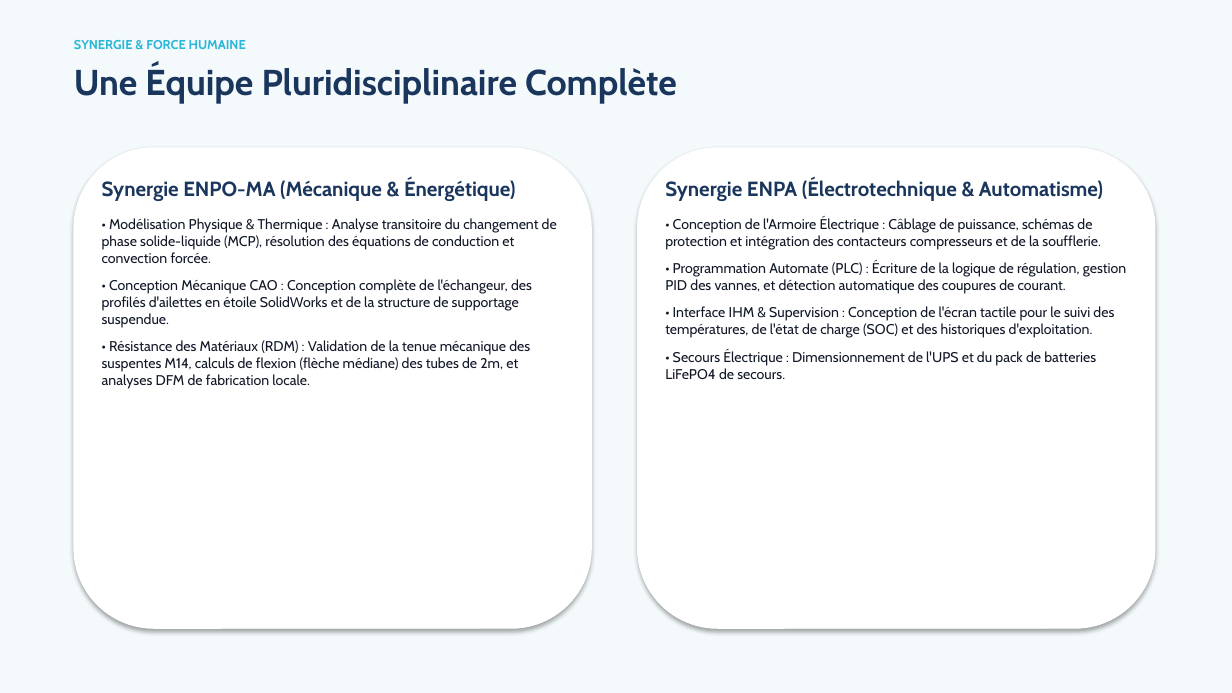
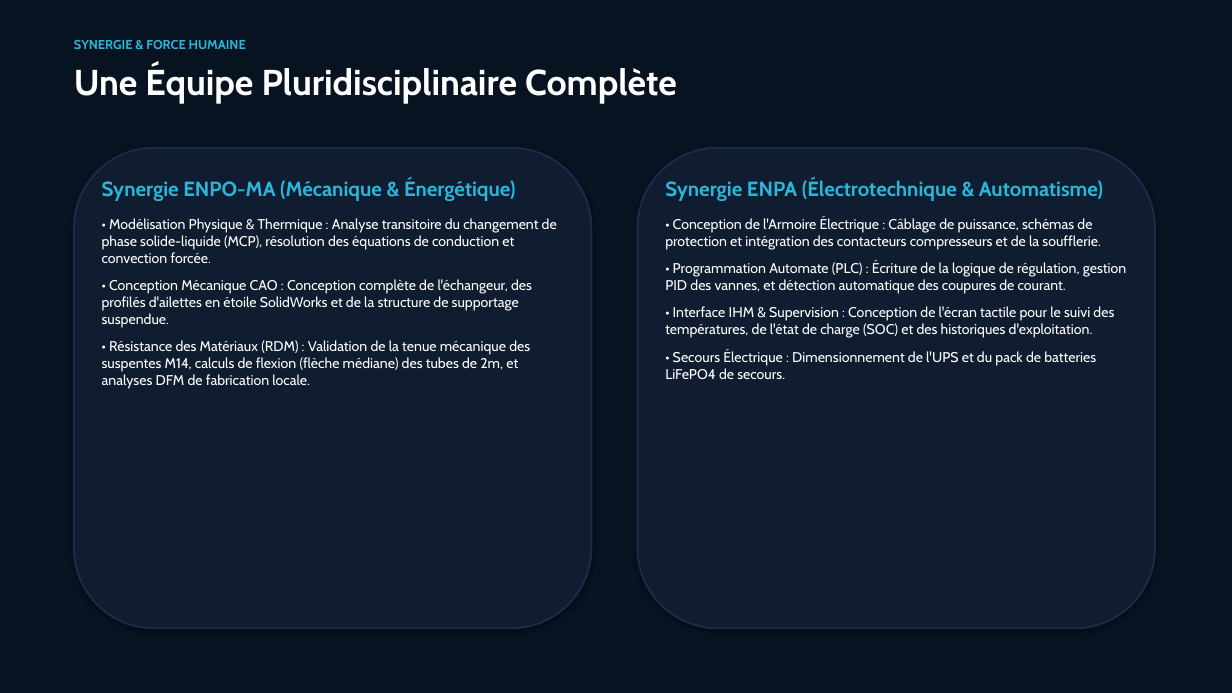
Before and after one commit to Islem-dev31/mcp-tes-simulator, a slide deck: slide 8 of kryodrop_pitch_deck.pptx. Drawn at 1232x693 pixels with LibreOffice and Linux fonts; fonts in the diff are those of the drawing. Boxes give left, top, right and bottom in pixels: in the first picture for what was removed or moved away, otherwise in the second. Text is boxed around its words. In the diff, an @@ line names an element or a change of style, - is before the commit and + after.

```diff
--- a/kryodrop_pitch_deck.pptx
+++ b/kryodrop_pitch_deck.pptx
@@ background #F4FAFC to #071321 @@
@@ text "Une Équipe Pluridisciplinaire Complète" at [74,65,677,104]: text colour #1B365D to #FFFFFF @@
@@ rounded rectangle at [74,148,592,628]: fill #FFFFFF to #101C30; outline #FFFFFF 0.75 pt to #1B2C49 1.5 pt @@
@@ rounded rectangle at [638,148,1155,628]: fill #FFFFFF to #101C30; outline #FFFFFF 0.75 pt to #1B2C49 1.5 pt @@
@@ text "Synergie ENPO-MA (Mécanique & Énergétique)" at [102,178,557,389]: text colour #1B365D to #29B6D8 in "Synergie ENPO-MA (Mécanique & Énergétique)"; text colour #111827 to #FFFFFF @@
@@ text "Synergie ENPA (Électrotechnique & Automatisme)" at [665,178,1127,379]: text colour #1B365D to #29B6D8 in "Synergie ENPA (Électrotechnique & Automatisme)"; text colour #111827 to #FFFFFF @@
```
Also in this commit, not shown: 7 other slides changed, 2 other files.
